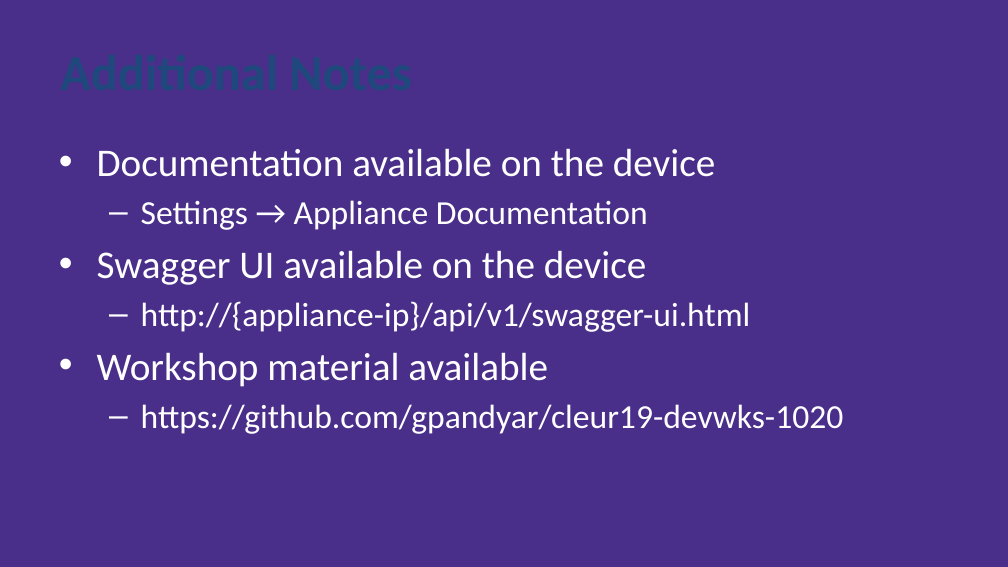
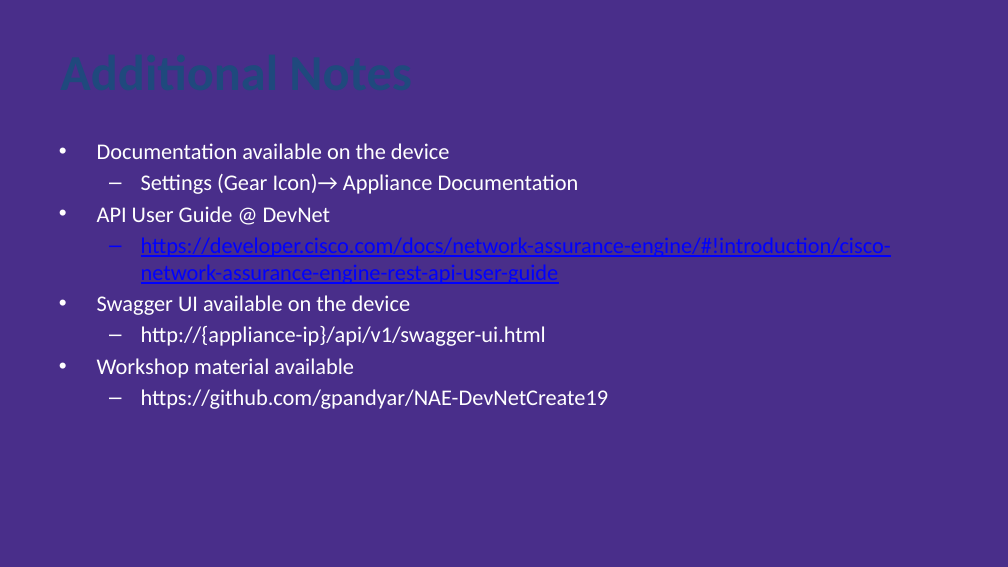
Before and after one commit to gpandyar/NAE-DevNetCreate19, a slide deck: slide 28 of Automating DC Issues.pptx. Drawn at 1008x567 pixels with LibreOffice and Linux fonts; fonts in the diff are those of the drawing. Boxes give left, top, right and bottom in pixels: in the first picture for what was removed or moved away, otherwise in the second. Text is boxed around its words. In the diff, an @@ line names an element or a change of style, - is before the commit and + after.

```diff
--- a/Automating DC Issues.pptx
+++ b/Automating DC Issues.pptx
@@ text at <box>97,143,546,378</box>: size 28 to 16 pt in "Documentation available on the device", "Swagger UI available on the device", "Workshop material available"; size 24 to 16 pt in "http://{appliance-ip}/api/v1/swagger-ui.html"; less space between paragraphs @@
@@ text at <box>97,174,891,284</box>: text changed; size 24 to 16 pt; text colour #FFFFFF to #0000FF @@
-  – Settings → Appliance Documentation
+  – Settings (Gear Icon)→ Appliance Documentation
+• API User Guide @ DevNet
+  – https://developer.cisco.com/docs/network-assurance-engine/#!introduction/cisco-network-assurance-engine-rest-api-user-guide
@@ text at <box>141,389,608,409</box>: text changed; size 24 to 16 pt @@
-  – https://github.com/gpandyar/cleur19-devwks-1020
+  – https://github.com/gpandyar/NAE-DevNetCreate19
```
Also in this commit, not shown: 1 other slide changed.
